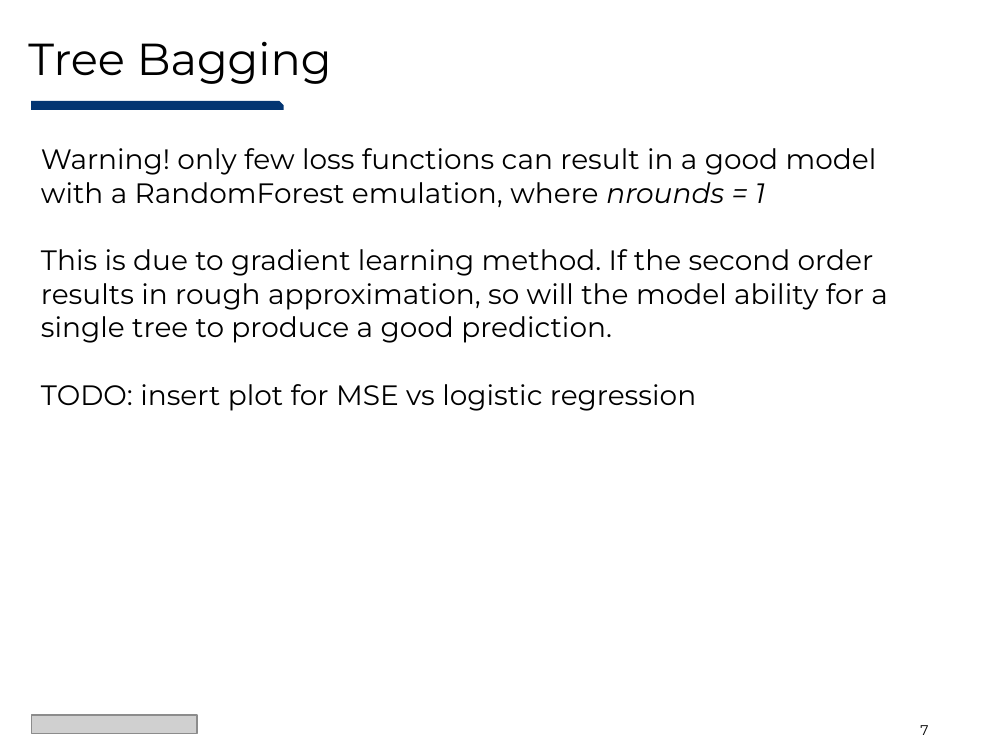
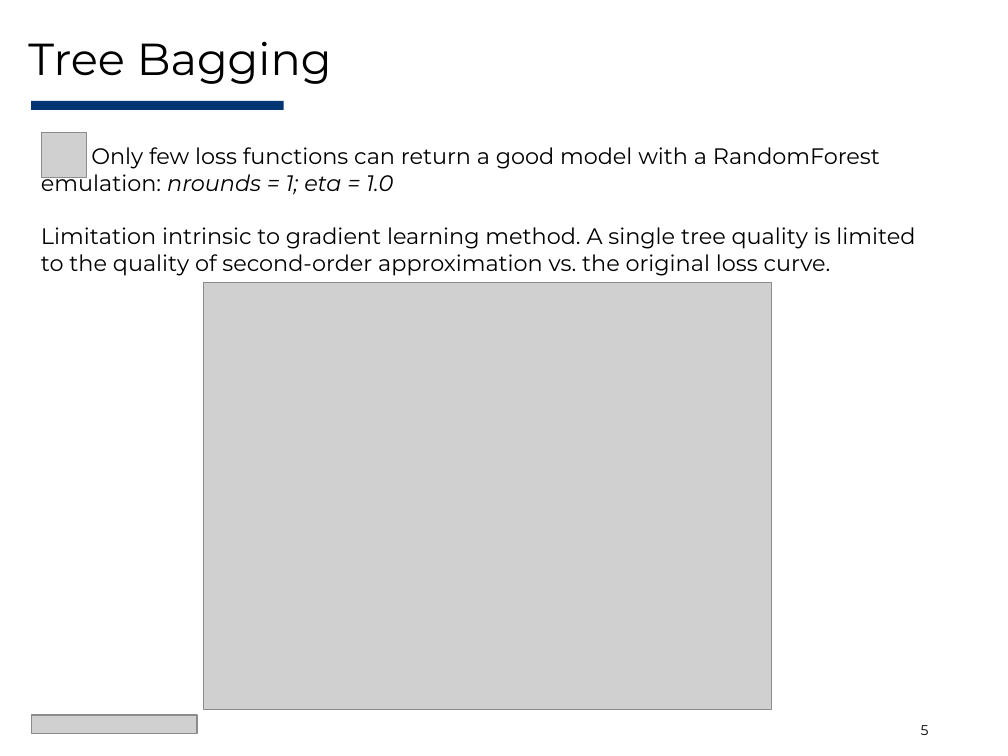
Before and after one commit to Evovest/EvoTrees.jl, a slide deck: slide 5 of docs/juliacon/EvoTrees-JuliaCon2025.pptx (slide 7 before the commit). Drawn at 1008x756 pixels with LibreOffice and Linux fonts; fonts in the diff are those of the drawing; grey boxes stand for pictures. Boxes give left, top, right and bottom in pixels: in the first picture for what was removed or moved away, otherwise in the second. Text is boxed around its words. In the diff, an @@ line names an element or a change of style, - is before the commit and + after.

```diff
--- a/docs/juliacon/EvoTrees-JuliaCon2025.pptx
+++ b/docs/juliacon/EvoTrees-JuliaCon2025.pptx
@@ rectangle at [31, 101, 284, 110]: snip rect to rectangle @@
@@ text at [41, 147, 915, 276]: text changed; size 20 to 16 pt @@
-Warning! only few loss functions can result in a good model with a RandomForest emulation, where nrounds = 1
-This is due to gradient learning method. If the second order results in rough approximation, so will the model ability for a single tree to produce a good prediction.
-TODO: insert plot for MSE vs logistic regression
+Only few loss functions can return a good model with a RandomForest emulation: nrounds = 1; eta = 1.0
+Limitation intrinsic to gradient learning method. A single tree quality is limited to the quality of second-order approximation vs. the original loss curve.
@@ picture added at [41, 132, 87, 177] @@
@@ picture added at [204, 282, 772, 709] @@
@@ page number at [921, 725, 929, 735]: text changed @@
-7
+5
```
Also in this commit, not shown: 7 other slides changed, 3 slides added, 3 slides removed, 12 other files.
